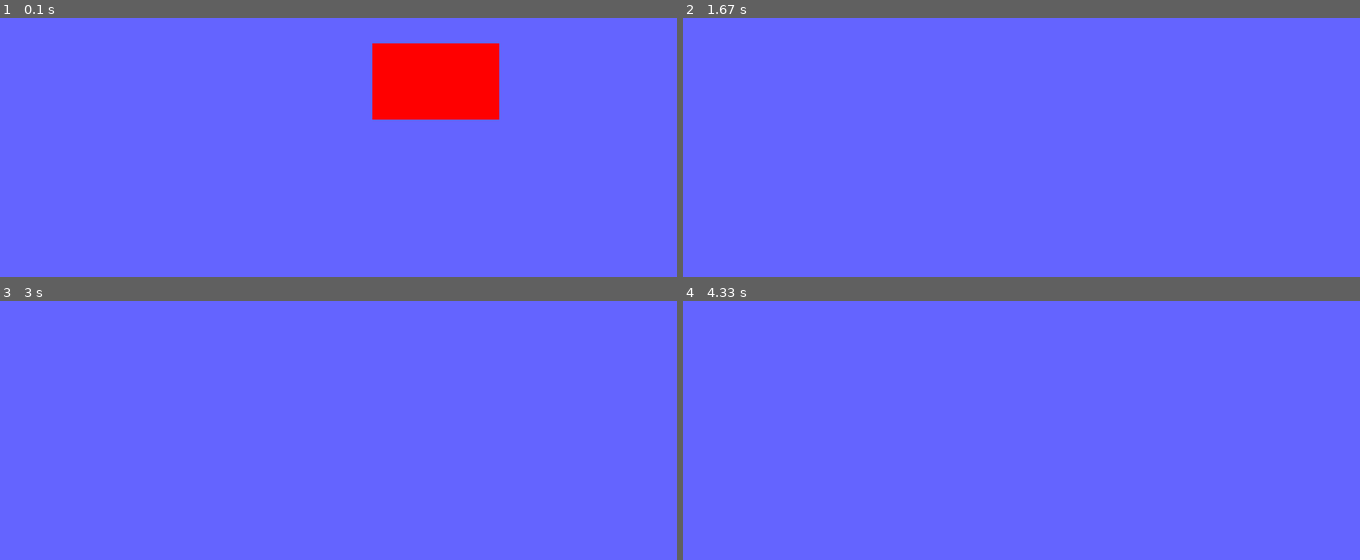
Above: before the commit, frames 1-4 (two rows, left to right).
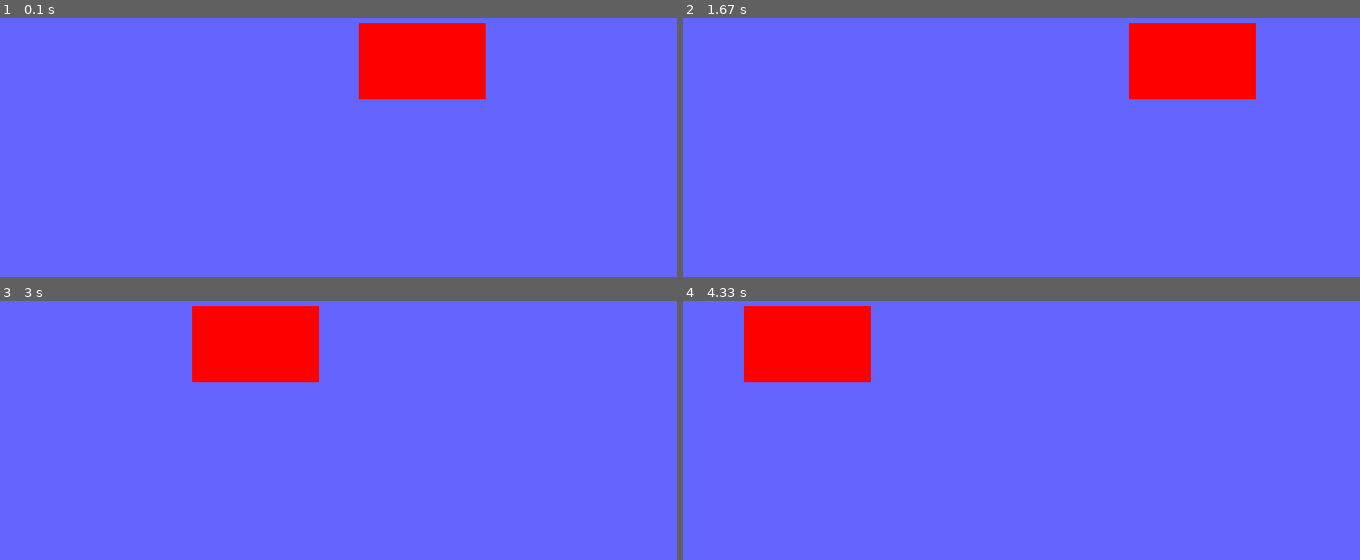
Above: after the commit, the same moments.

Repository: teacherubial/Programming-Projects-2021
Game: pygame game, started from dvd_screensaver.py
The game is run twice, just before and just after one commit, with the same random seed, the same clock (stepped at 60 frames per second) and the same inputs.
Inputs:
- Up to frame 1 (0.1 s): no input
- Up to frame 2 (1.67 s): no input
- Up to frame 3 (3 s): no input
- Up to frame 4 (4.33 s): no input

The runs differ from the first frame. In frame 1, 3.8% of the frame differs, in the area x 53-74%, y 1-40%; in frame 2, 5.5%, in the area x 65-85%, y 1-32%; in frame 3, 5.5%; in frame 4, 5.5%.

Commit message:
X-constraints added for Dvdimage

Diff:
--- a/dvd_screensaver.py
+++ b/dvd_screensaver.py
@@ -36,8 +36,8 @@
         self.width = 150
         self.height = 90
         self.colour = RED
-        self.x_vel = 5
-        self.y_vel = 3
+        self.x_vel = 3
+        self.y_vel = 0
 
     def rect(self) -> pygame.rect:
         """Returns a pygame.rect that represents the dvd_image"""
@@ -47,6 +47,19 @@
         """Updates the Dvdimage with every tick"""
         # Update the x-coordinate
         self.x += self.x_vel
+        # If Dvdimage is too far to the left
+        if self.x < 0:
+            # Keep the object inside the canvas
+            self.x = 0
+            # Set the velocity to the negative
+            self.x_vel = -self.x_vel
+        # If Dvdimage is too far to the right
+        if self.x + self.width > SCREEN_WIDTH:
+            # Keep the object inside the canvas
+            self.x = SCREEN_WIDTH - self.width
+            # Set the velocity to the negative
+            self.x_vel = -self.x_vel
+
         # Update the y-coordinate
         self.y += self.y_vel
 
